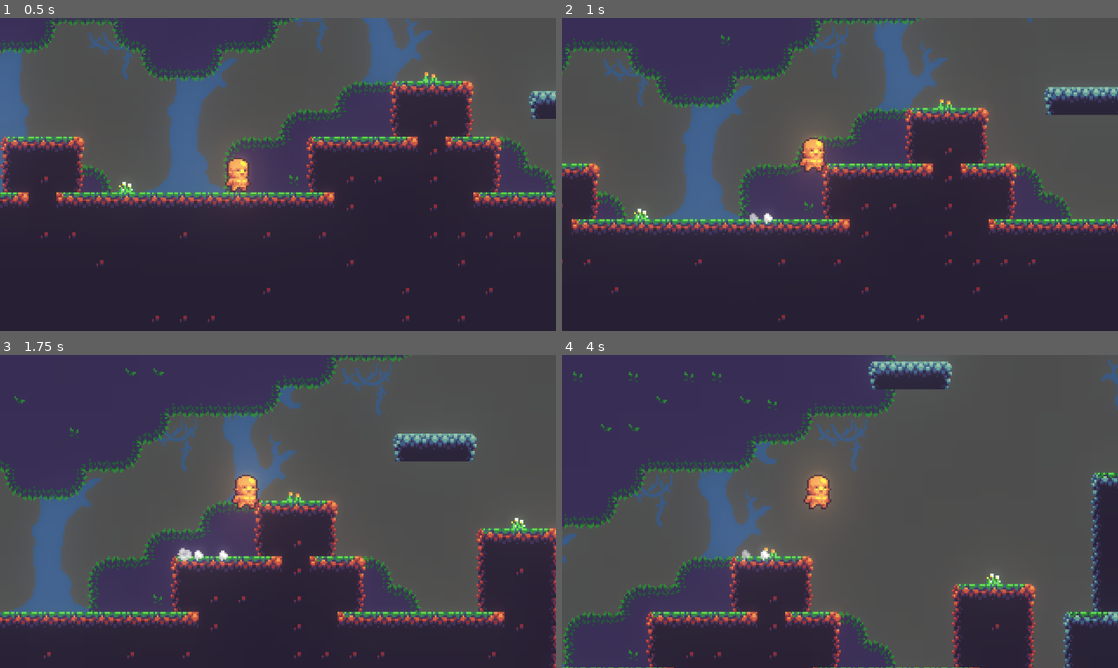
Above: before the commit, frames 1-4 (two rows, left to right).
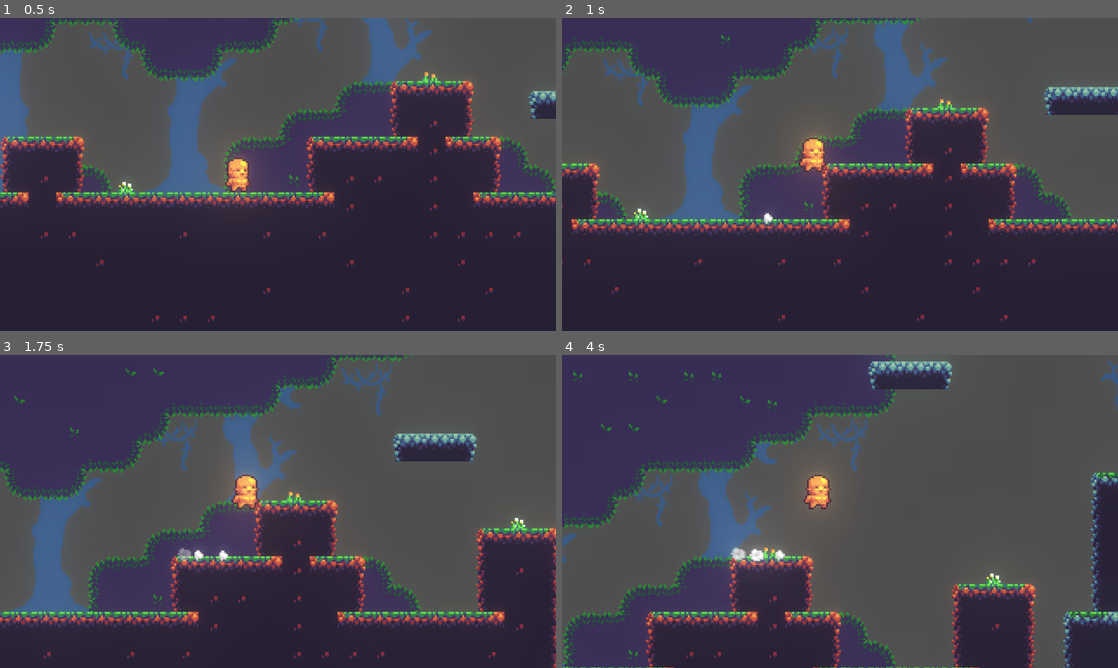
Above: after the commit, the same moments.

Repository: lethiandev/gd-christmas-morning
Game: Godot game, scene res://stages/sandbox/sandbox_stage.tscn
Same seed, same stepped clock (60 frames per second), same inputs: the game is played once before the commit and once after it.
Inputs:
- Up to frame 1 (0.5 s): no input
- Up to frame 2 (1 s): hold D (move_right) from 0.53 s (still down); tap W (jump) at 0.77 s
- Up to frame 3 (1.75 s): keep holding D (move_right); tap W (jump) at 1.52 s
- Up to frame 4 (4 s): release D (move_right) at 2.03 s; hold A (move_left) 2.03-2.78 s; hold D (move_right) from 2.78 s (still down); tap W (jump) at 3.02, 3.77 s

Frame 1 is identical in both runs. In frame 2, less than 0.1% of the frame differs, in the area x 33-36%, y 62-66%; in frame 3, less than 0.1%; in frame 4, 0.2%, in the area x 30-41%, y 61-67%.

Commit message:
Add dust when speeding

Diff:
--- a/src/player/player.gd
+++ b/src/player/player.gd
@@ -22,8 +22,8 @@
 	$Camera2D.position.x = lerp($Camera2D.position.x, 24.0 * view_factor, 0.25)
 
 	# Update particle emitters
-	var has_dust = is_on_floor() and not is_equal_approx(linear_velocity.x, 0)
-	$WalkDustEmitter.emitting = has_dust
+	var has_speed = abs(linear_velocity.x) > WALK_SPEED * 0.75
+	$WalkDustEmitter.emitting = is_on_floor() and has_speed
 
 	# Update skin parameters
 	if not is_equal_approx(input_move, 0):
